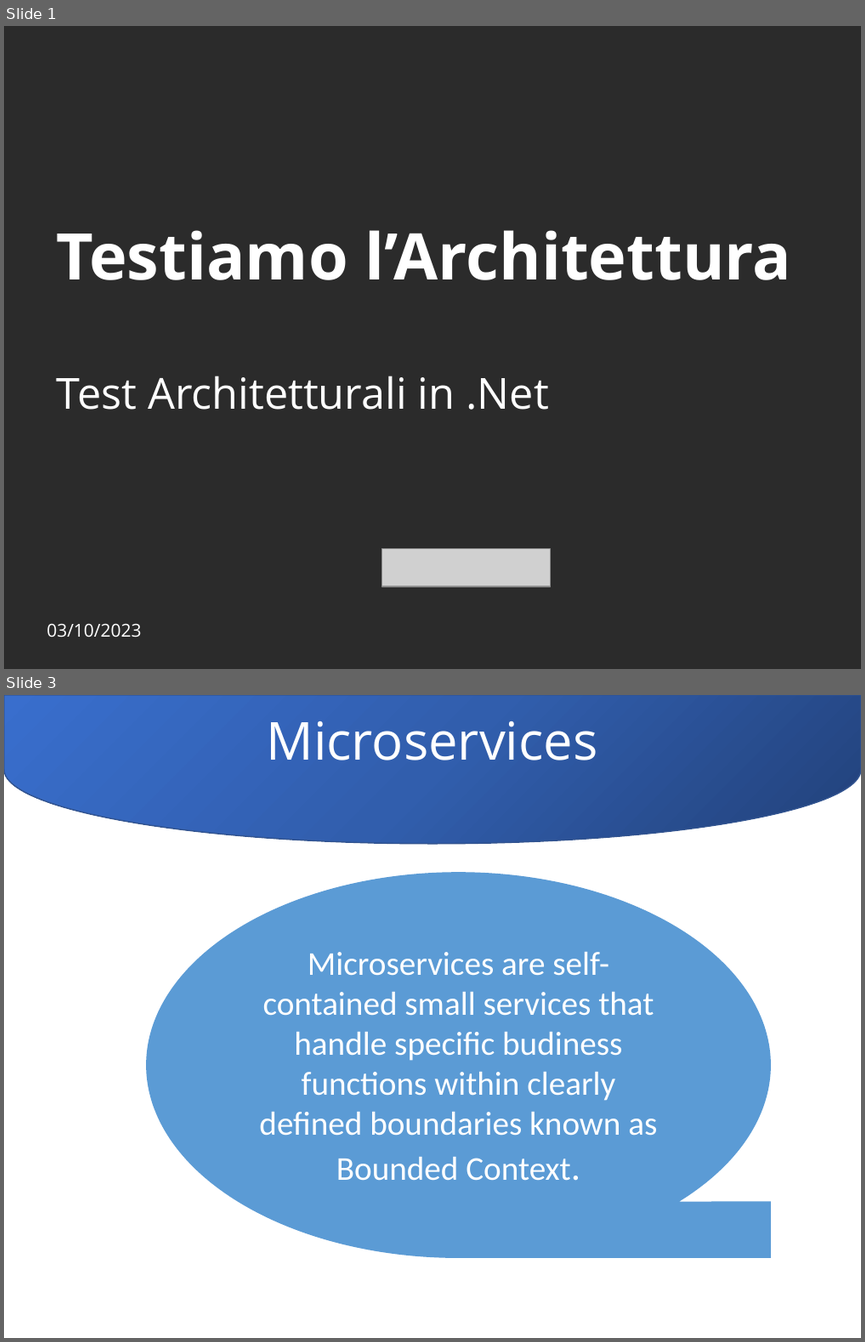
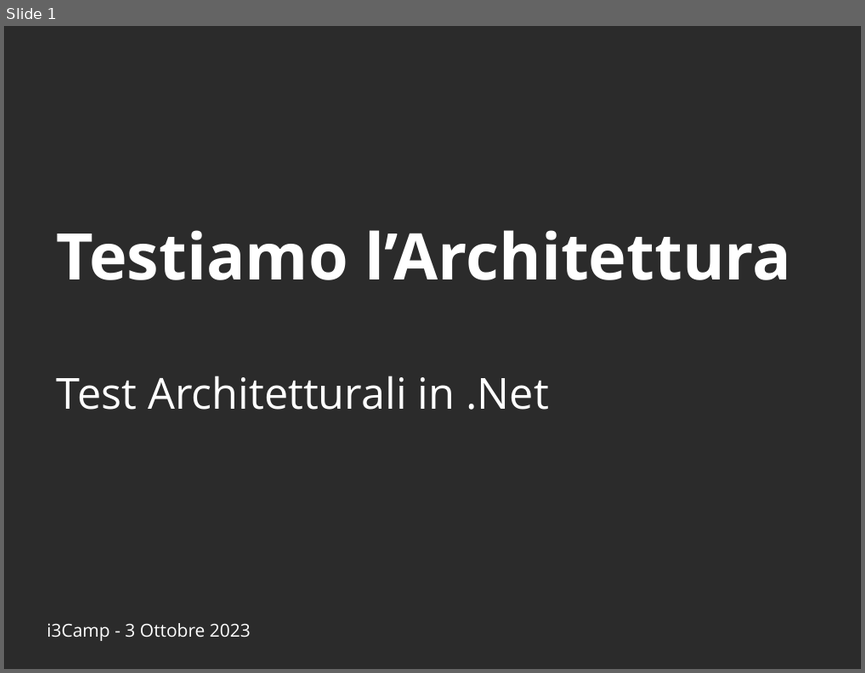
Before and after one commit to Ace68/slide, a slide deck: 2023/20231004-i3Camp/20231003-i3Camp.pptx. Shown one above the other, each under a label of ours: slides 1 and 3 before the commit, slide 1 after it; the slides between them are not shown. The pictures are 865x1342 and 865x673 pixels, drawn with LibreOffice and Linux fonts; fonts in the diff are those of the drawing; grey boxes stand for pictures; background and template pictures are left out; a plain dark background stands for a picture behind light text. Boxes give left, top, right and bottom in pixels: in the first picture for what was removed or moved away, otherwise in the second. Text is boxed around its words. In the diff, an @@ line names an element or a change of style, - is before the commit and + after.

Commit message:
i3Camp 2023-10

```diff
--- a/2023/20231004-i3Camp/20231003-i3Camp.pptx
+++ b/2023/20231004-i3Camp/20231003-i3Camp.pptx
@@ slide 3 removed at (x1=4, y1=695, x2=861, y2=1338), background #FFFFFF @@
@@ flow chart delay removed at (x1=4, y1=696, x2=860, y2=844) @@
@@ text removed at (x1=267, y1=721, x2=598, y2=760) @@
-Microservices
@@ title removed at (x1=115, y1=760, x2=658, y2=842) @@
-All we need is Data!
@@ flow chart magnetic tape removed at (x1=146, y1=873, x2=771, y2=1258) @@
-Microservices are self-contained small services that handle specific budiness functions within clearly defined boundaries known as Bounded Context.
@@ slide 1 changed as well @@
@@ picture removed at (x1=382, y1=548, x2=550, y2=585) @@
@@ text at (x1=46, y1=623, x2=250, y2=641): text changed @@
-03/10/2023
+i3Camp - 3 Ottobre 2023
```
Also in this commit, not shown: 6 other slides changed, 5 slides added, 3 other slides removed.
